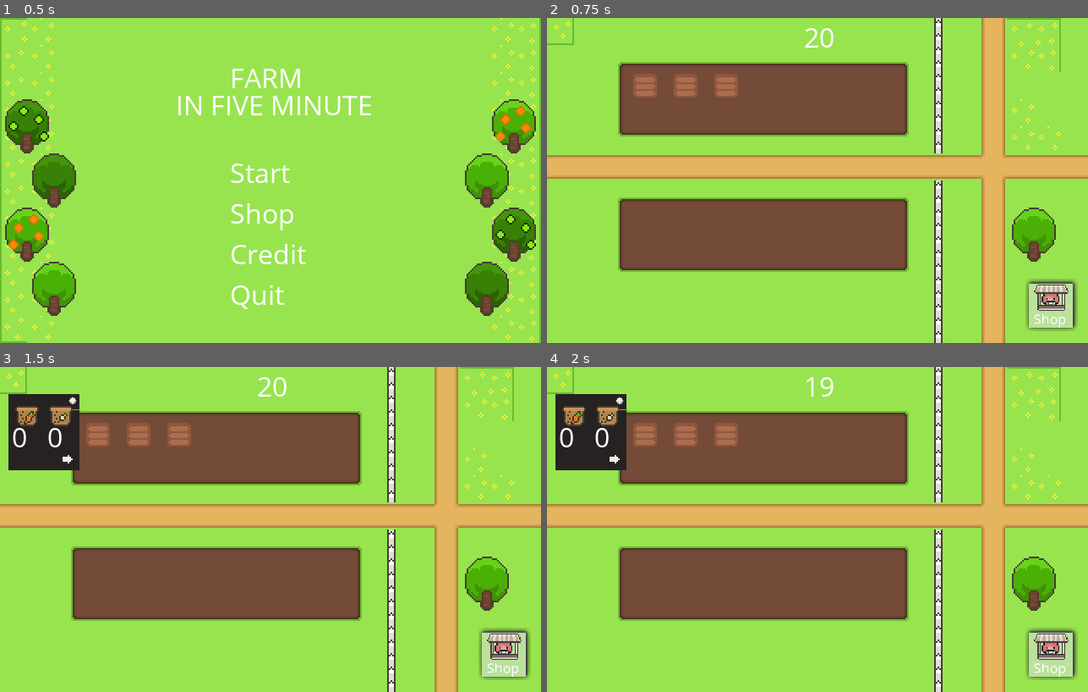
Above: before the commit, frames 1-4 (two rows, left to right).
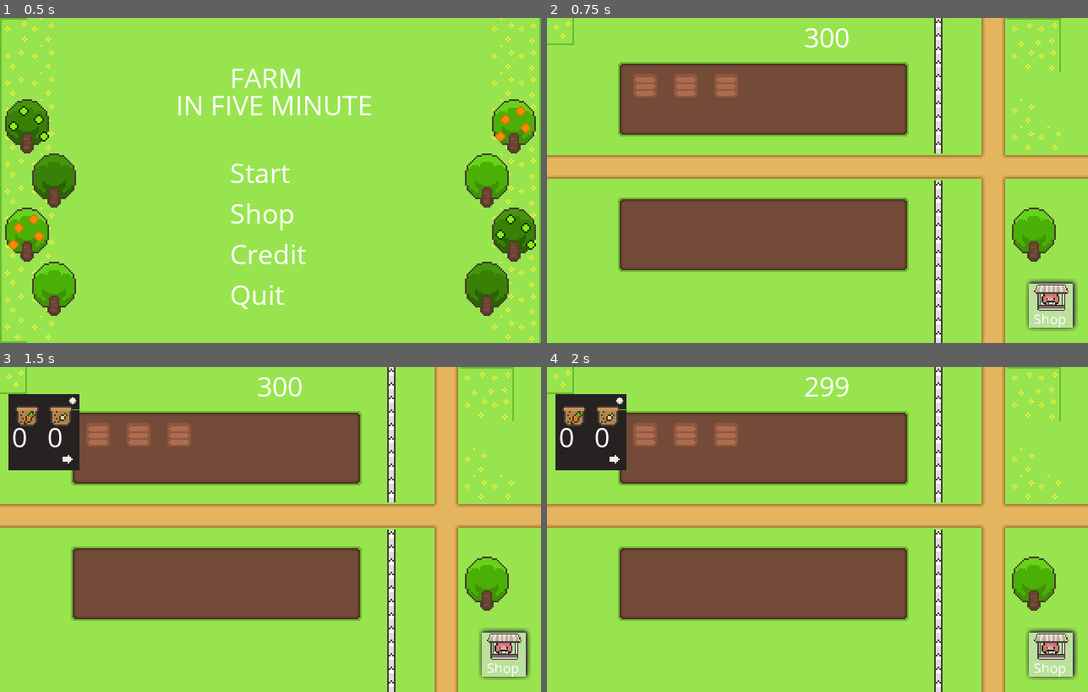
Above: after the commit, the same moments.

Repository: IPEACHI/Farm-in-Five-minute
Game: Godot game, scene res://Scene/Menu.tscn
Two runs of this game, one before a commit and one after it. Both use one fixed random seed, a clock stepped at 60 frames per second and the inputs below.
Inputs (mouse positions are in pixels of both pictures, inside the frame that each line leads up to):
- Up to frame 1 (0.5 s): no input
- Up to frame 2 (0.75 s): click (822, 170) at 0.5 s
- Up to frame 3 (1.5 s): click (97, 435) at 1.27 s
- Up to frame 4 (2 s): no input

Frame 1 is identical in both runs. In frame 2, 0.1% of the frame differs, in the area x 47-56%, y 3-10%; in frame 3, 0.1%; in frame 4, 0.2%.

Commit message:
Update Farmland.gd

Diff:
--- a/code/Farmland.gd
+++ b/code/Farmland.gd
@@ -1,7 +1,7 @@
 extends Node2D
 
 onready var timer = get_node("Timer")
-var display = 20
+var display = 300
 
 
 func _ready():
